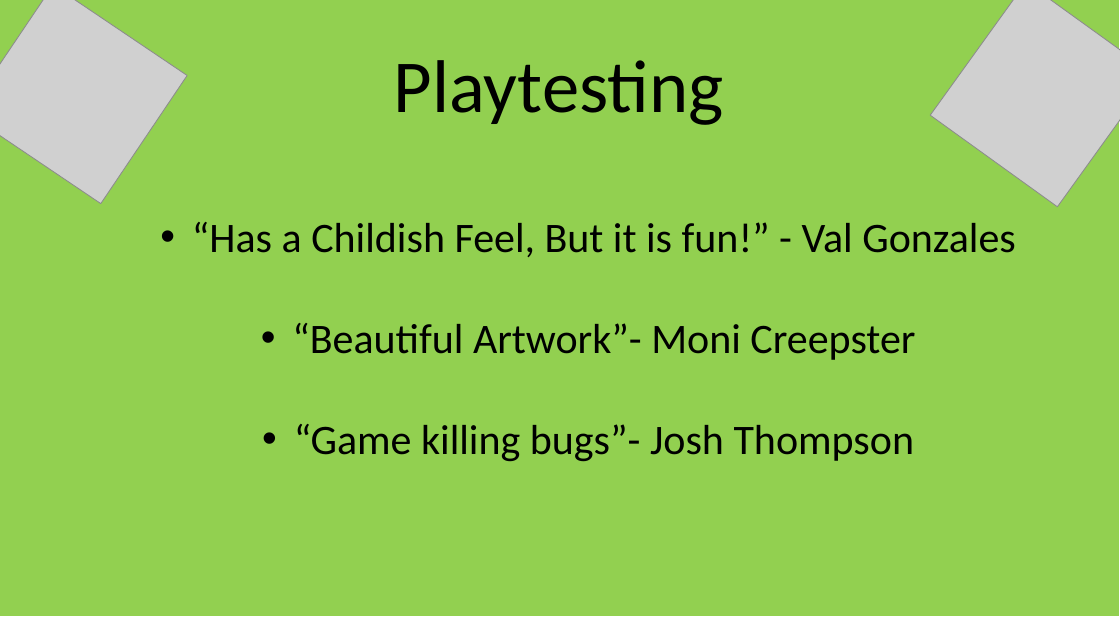
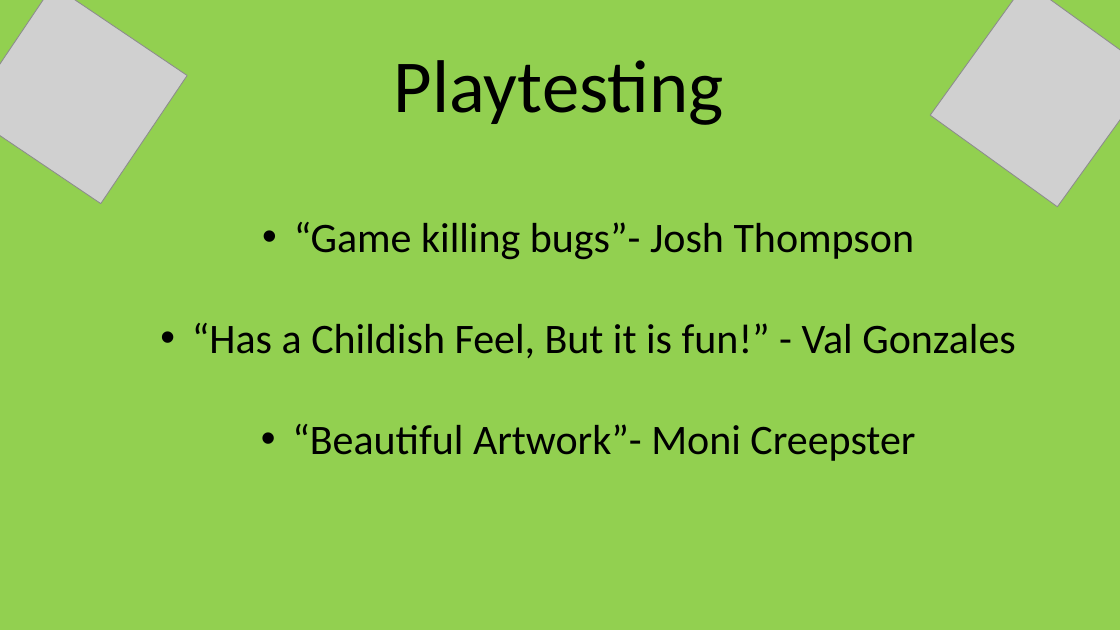
Before and after one commit to UoSGroupProjects1718/mgp-l4-5-group-2, a slide deck: slide 3 of Documents/Presentations/Group 2 - Gold.pptx. Drawn at 1120x630 pixels with LibreOffice and Linux fonts; fonts in the diff are those of the drawing; grey boxes stand for pictures. Boxes give left, top, right and bottom in pixels: in the first picture for what was removed or moved away, otherwise in the second. Text is boxed around its words. In the diff, an @@ line names an element or a change of style, - is before the commit and + after.

```diff
--- a/Documents/Presentations/Group 2 - Gold.pptx
+++ b/Documents/Presentations/Group 2 - Gold.pptx
@@ rectangle: place and size @@
-rectangle at box(0, 0, 1118, 615)
+rectangle at box(0, 0, 1120, 630)
@@ text at box(294, 222, 915, 260): paragraph added @@
+• “Game killing bugs”- Josh Thompson
@@ text at box(294, 424, 915, 462): paragraph removed @@
-• “Game killing bugs”- Josh Thompson
```
Also in this commit, not shown: 1 slide added.
